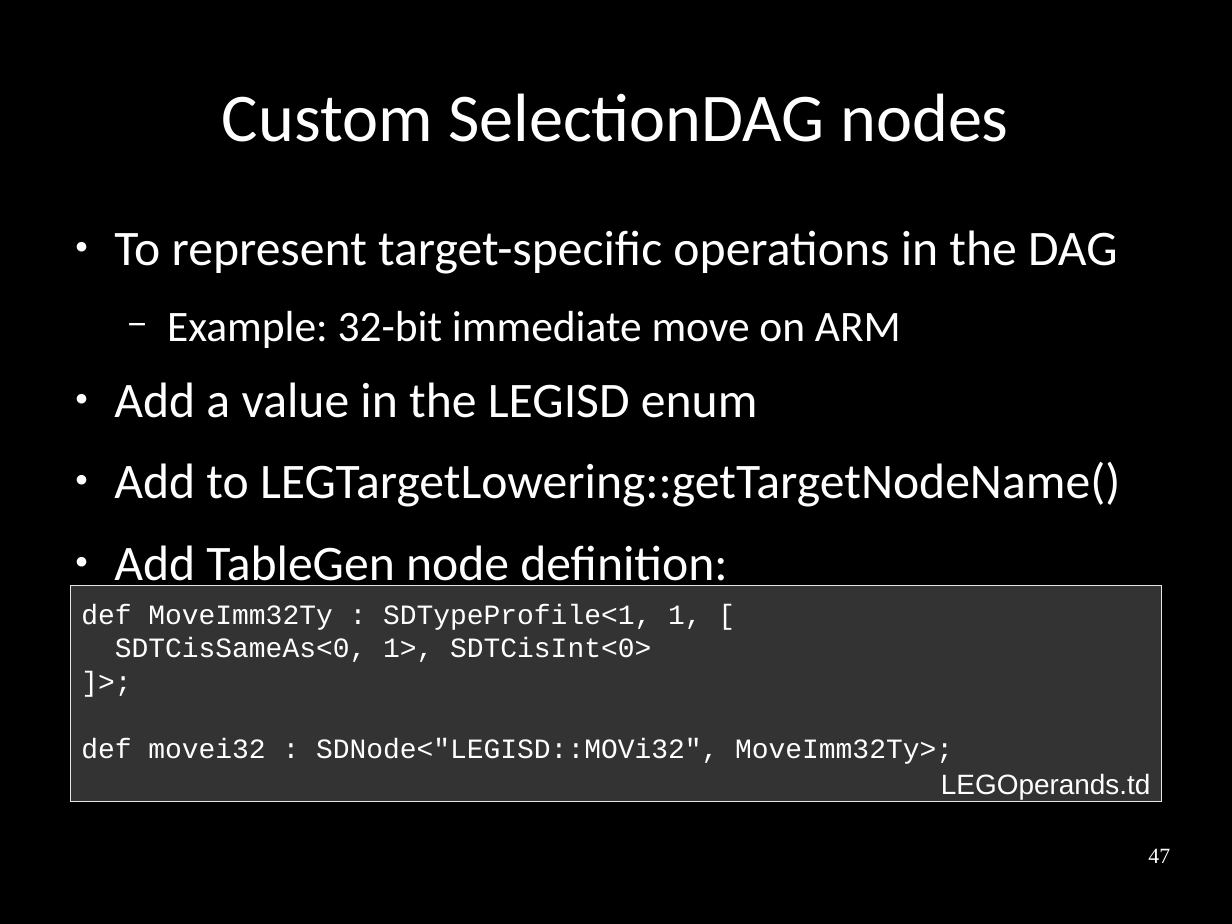
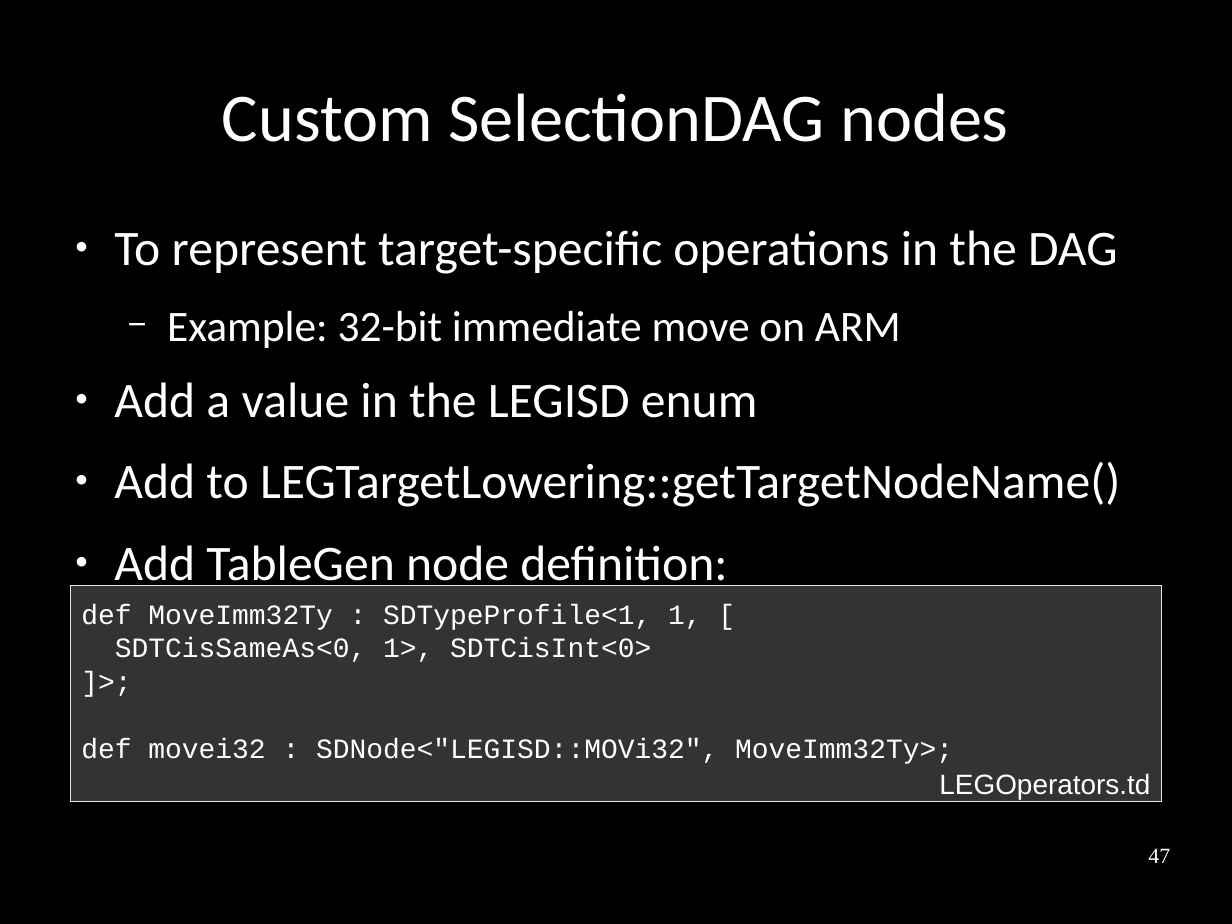
Before and after one commit to frasercrmck/llvm-leg, a slide deck: slide 47 of docs/Codeplay/Slides.odp. Drawn at 1232x924 pixels with LibreOffice and Linux fonts; fonts in the diff are those of the drawing. Boxes give left, top, right and bottom in pixels: in the first picture for what was removed or moved away, otherwise in the second. Text is boxed around its words. In the diff, an @@ line names an element or a change of style, - is before the commit and + after.

Commit message:
Moved custom patterns into LEGOperators.td

```diff
--- a/docs/Codeplay/Slides.odp
+++ b/docs/Codeplay/Slides.odp
@@ text at box(939, 773, 1150, 799): text changed @@
-LEGOperands.td
+LEGOperators.td
```
Also in this commit, not shown: 2 other files.
